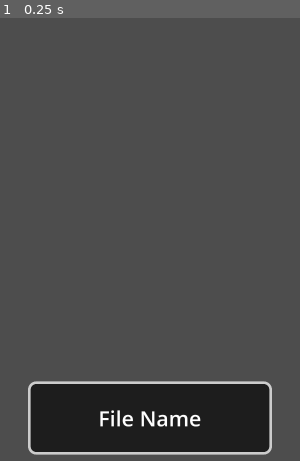
Above: before the commit, frame 1.
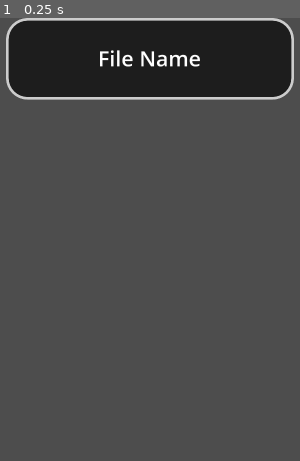
Above: after the commit, the same moment.

Repository: ArtinTheCoder/note_tracker
Game: Godot game, scene res://scenes/agenda.tscn
The game is run twice, just before and just after one commit, with the same random seed, the same clock (stepped at 60 frames per second) and the same inputs. After the commit the project has no main scene; this scene is started directly in both runs.
Inputs:
- Up to frame 1 (0.25 s): no input

The runs differ from the first frame. In frame 1, 31% of the frame differs, in the area x 2-98%, y 0-99%.

Commit message:
You can now delete trackers but I want to maybe add an extra menu that you have to press just incase

Diff:
--- /dev/null
+++ b/scenes/agenda.gd
@@ -0,0 +1,42 @@
+extends Control
+
+@onready var animation_player: AnimationPlayer = $AnimationPlayer
+@onready var delete_button: Button = $DeleteButton
+@onready var panel_container_button: Button = $PanelContainer
+
+var timer : Timer
+var printed_once : bool = false
+var button_disabled : bool = false
+
+func _ready() -> void:
+	timer = Timer.new()
+	timer.wait_time = 1
+
+	timer.one_shot = true
+	add_child(timer)
+
+	timer.timeout.connect(_on_timer_timeout)
+
+func _on_panel_container_button_down() -> void:
+	delete_button.hide()
+	printed_once = false
+	timer.start()
+
+func _on_panel_container_button_up() -> void:
+	timer.stop()
+	button_disabled = true
+
+	if printed_once:
+		await get_tree().create_timer(1).timeout
+		animation_player.play_backwards("delete_stayed")
+		await animation_player.animation_finished
+		delete_button.hide()
+		button_disabled = false
+
+func _on_timer_timeout():
+	if not printed_once:
+		printed_once = true
+
+	delete_button.show()
+	animation_player.play("delete_stayed")
+	await animation_player.animation_finished
--- a/scenes/agenda.tscn
+++ b/scenes/agenda.tscn
@@ -1,4 +1,7 @@
-[gd_scene load_steps=5 format=3 uid="uid://ck8ghkr6tfq6i"]
+[gd_scene load_steps=15 format=3 uid="uid://ck8ghkr6tfq6i"]
+
+[ext_resource type="Script" uid="uid://cqf8uos6fs88v" path="res://scenes/agenda.gd" id="1_o20m7"]
+[ext_resource type="Texture2D" uid="uid://v2uqpo4sd623" path="res://assets/tasks/trash.svg" id="1_xysx5"]
 
 [sub_resource type="StyleBoxEmpty" id="StyleBoxEmpty_e4io4"]
 
@@ -8,10 +11,10 @@
 border_width_top = 8
 border_width_right = 8
 border_width_bottom = 8
-corner_radius_top_left = 24
-corner_radius_top_right = 24
-corner_radius_bottom_right = 24
-corner_radius_bottom_left = 24
+corner_radius_top_left = 64
+corner_radius_top_right = 64
+corner_radius_bottom_right = 64
+corner_radius_bottom_left = 64
 
 [sub_resource type="StyleBoxFlat" id="StyleBoxFlat_o20m7"]
 bg_color = Color(0.113725, 0.113725, 0.113725, 1)
@@ -19,10 +22,10 @@
 border_width_top = 2
 border_width_right = 2
 border_width_bottom = 2
-corner_radius_top_left = 24
-corner_radius_top_right = 24
-corner_radius_bottom_right = 24
-corner_radius_bottom_left = 24
+corner_radius_top_left = 64
+corner_radius_top_right = 64
+corner_radius_bottom_right = 64
+corner_radius_bottom_left = 64
 
 [sub_resource type="StyleBoxFlat" id="StyleBoxFlat_e4io4"]
 bg_color = Color(0.113725, 0.113725, 0.113725, 1)
@@ -30,10 +33,165 @@
 border_width_top = 8
 border_width_right = 8
 border_width_bottom = 8
-corner_radius_top_left = 24
-corner_radius_top_right = 24
-corner_radius_bottom_right = 24
-corner_radius_bottom_left = 24
+corner_radius_top_left = 64
+corner_radius_top_right = 64
+corner_radius_bottom_right = 64
+corner_radius_bottom_left = 64
+
+[sub_resource type="StyleBoxEmpty" id="StyleBoxEmpty_o20m7"]
+
+[sub_resource type="StyleBoxFlat" id="StyleBoxFlat_t2225"]
+bg_color = Color(0.997367, 0.289067, 0.250573, 1)
+corner_radius_top_left = 64
+corner_radius_bottom_left = 64
+
+[sub_resource type="StyleBoxFlat" id="StyleBoxFlat_tuxwn"]
+bg_color = Color(0.996078, 0.168627, 0.160784, 1)
+corner_radius_top_left = 64
+corner_radius_bottom_left = 64
+
+[sub_resource type="Animation" id="Animation_qe5cv"]
+length = 0.001
+tracks/0/type = "value"
+tracks/0/imported = false
+tracks/0/enabled = true
+tracks/0/path = NodePath("PanelContainer:modulate")
+tracks/0/interp = 1
+tracks/0/loop_wrap = true
+tracks/0/keys = {
+"times": PackedFloat32Array(0),
+"transitions": PackedFloat32Array(1),
+"update": 0,
+"values": [Color(1, 1, 1, 1)]
+}
+tracks/1/type = "value"
+tracks/1/imported = false
+tracks/1/enabled = true
+tracks/1/path = NodePath("DeleteButton:size")
+tracks/1/interp = 1
+tracks/1/loop_wrap = true
+tracks/1/keys = {
+"times": PackedFloat32Array(0),
+"transitions": PackedFloat32Array(1),
+"update": 0,
+"values": [Vector2(0, 245)]
+}
+tracks/2/type = "value"
+tracks/2/imported = false
+tracks/2/enabled = true
+tracks/2/path = NodePath("DeleteButton/CenterContainer/TextureRect:modulate")
+tracks/2/interp = 1
+tracks/2/loop_wrap = true
+tracks/2/keys = {
+"times": PackedFloat32Array(0),
+"transitions": PackedFloat32Array(1),
+"update": 0,
+"values": [Color(1, 1, 1, 0)]
+}
+tracks/3/type = "value"
+tracks/3/imported = false
+tracks/3/enabled = true
+tracks/3/path = NodePath("DeleteButton/CenterContainer/TextureRect:visible")
+tracks/3/interp = 1
+tracks/3/loop_wrap = true
+tracks/3/keys = {
+"times": PackedFloat32Array(0),
+"transitions": PackedFloat32Array(1),
+"update": 1,
+"values": [true]
+}
+
+[sub_resource type="Animation" id="Animation_mpid7"]
+resource_name = "Kill"
+length = 0.2
+tracks/0/type = "value"
+tracks/0/imported = false
+tracks/0/enabled = true
+tracks/0/path = NodePath("PanelContainer:modulate")
+tracks/0/interp = 1
+tracks/0/loop_wrap = true
+tracks/0/keys = {
+"times": PackedFloat32Array(0, 0.2),
+"transitions": PackedFloat32Array(1, 1),
+"update": 0,
+"values": [Color(1, 1, 1, 0), Color(1, 1, 1, 1)]
+}
+
+[sub_resource type="Animation" id="Animation_q2rnq"]
+resource_name = "delete"
+length = 0.25
+tracks/0/type = "value"
+tracks/0/imported = false
+tracks/0/enabled = true
+tracks/0/path = NodePath("DeleteButton:size")
+tracks/0/interp = 1
+tracks/0/loop_wrap = true
+tracks/0/keys = {
+"times": PackedFloat32Array(0, 0.25),
+"transitions": PackedFloat32Array(1, 1),
+"update": 0,
+"values": [Vector2(0, 245), Vector2(250, 245)]
+}
+tracks/1/type = "value"
+tracks/1/imported = false
+tracks/1/enabled = true
+tracks/1/path = NodePath("DeleteButton/CenterContainer/TextureRect:modulate")
+tracks/1/interp = 1
+tracks/1/loop_wrap = true
+tracks/1/keys = {
+"times": PackedFloat32Array(0, 0.15),
+"transitions": PackedFloat32Array(1, 1),
+"update": 0,
+"values": [Color(1, 1, 1, 0), Color(1, 1, 1, 1)]
+}
+
+[sub_resource type="Animation" id="Animation_nrbgo"]
+resource_name = "delete_stayed"
+length = 2.0
+tracks/0/type = "value"
+tracks/0/imported = false
+tracks/0/enabled = true
+tracks/0/path = NodePath("DeleteButton:size")
+tracks/0/interp = 1
+tracks/0/loop_wrap = true
+tracks/0/keys = {
+"times": PackedFloat32Array(0, 0.25),
+"transitions": PackedFloat32Array(1, 1),
+"update": 0,
+"values": [Vector2(0, 245), Vector2(250, 245)]
+}
+tracks/1/type = "value"
+tracks/1/imported = false
+tracks/1/enabled = true
+tracks/1/path = NodePath("DeleteButton/CenterContainer/TextureRect:modulate")
+tracks/1/interp = 1
+tracks/1/loop_wrap = true
+tracks/1/keys = {
+"times": PackedFloat32Array(0, 0.15),
+"transitions": PackedFloat32Array(1, 1),
+"update": 0,
+"values": [Color(1, 1, 1, 0), Color(1, 1, 1, 1)]
+}
+tracks/2/type = "value"
+tracks/2/imported = false
+tracks/2/enabled = true
+tracks/2/path = NodePath("DeleteButton/CenterContainer/TextureRect:visible")
+tracks/2/interp = 1
+tracks/2/loop_wrap = true
+tracks/2/keys = {
+"times": PackedFloat32Array(0, 2),
+"transitions": PackedFloat32Array(1, 1),
+"update": 1,
+"values": [true, true]
+}
+
+[sub_resource type="AnimationLibrary" id="AnimationLibrary_nrbgo"]
+_data = {
+&"RESET": SubResource("Animation_qe5cv"),
+&"Spawn": SubResource("Animation_mpid7"),
+&"delete": SubResource("Animation_q2rnq"),
+&"delete_stayed": SubResource("Animation_nrbgo")
+}
 
 [node name="Agenda" type="Control"]
 layout_mode = 3
@@ -42,20 +200,17 @@
 anchor_bottom = 1.0
 grow_horizontal = 2
 grow_vertical = 2
+script = ExtResource("1_o20m7")
 
 [node name="PanelContainer" type="Button" parent="."]
 layout_mode = 1
-anchors_preset = 8
+anchors_preset = 5
 anchor_left = 0.5
-anchor_top = 0.5
 anchor_right = 0.5
-anchor_bottom = 0.5
-offset_left = -366.0
-offset_top = -110.0
-offset_right = 366.0
-offset_bottom = 110.0
+offset_left = -432.0
+offset_right = 432.0
+offset_bottom = 245.0
 grow_horizontal = 2
-grow_vertical = 2
 theme_override_styles/focus = SubResource("StyleBoxEmpty_e4io4")
 theme_override_styles/hover = SubResource("StyleBoxFlat_xysx5")
 theme_override_styles/pressed = SubResource("StyleBoxFlat_o20m7")
@@ -64,9 +219,41 @@
 [node name="Label" type="Label" parent="PanelContainer"]
 layout_mode = 2
 offset_left = 4.0
-offset_top = 66.0
-offset_right = 728.0
-offset_bottom = 154.0
+offset_top = 3.0
+offset_right = 857.0
+offset_bottom = 237.0
 theme_override_font_sizes/font_size = 64
 text = "File Name"
 horizontal_alignment = 1
+vertical_alignment = 1
+
+[node name="DeleteButton" type="Button" parent="."]
+layout_mode = 1
+offset_bottom = 245.0
+mouse_force_pass_scroll_events = false
+theme_override_styles/focus = SubResource("StyleBoxEmpty_o20m7")
+theme_override_styles/hover = SubResource("StyleBoxFlat_t2225")
+theme_override_styles/pressed = SubResource("StyleBoxFlat_tuxwn")
+theme_override_styles/normal = SubResource("StyleBoxFlat_tuxwn")
+
+[node name="CenterContainer" type="CenterContainer" parent="DeleteButton"]
+layout_mode = 1
+anchors_preset = 15
+anchor_right = 1.0
+anchor_bottom = 1.0
+grow_horizontal = 2
+grow_vertical = 2
+
+[node name="TextureRect" type="TextureRect" parent="DeleteButton/CenterContainer"]
+modulate = Color(1, 1, 1, 0)
+layout_mode = 2
+texture = ExtResource("1_xysx5")
+
+[node name="AnimationPlayer" type="AnimationPlayer" parent="."]
+libraries = {
+&"": SubResource("AnimationLibrary_nrbgo")
+}
+autoplay = "Spawn"
+
+[connection signal="button_down" from="PanelContainer" to="." method="_on_panel_container_button_down"]
+[connection signal="button_up" from="PanelContainer" to="." method="_on_panel_container_button_up"]
--- a/scenes/main.tscn
+++ /dev/null
@@ -1,74 +0,0 @@
-[gd_scene load_steps=7 format=3 uid="uid://284foo4bmcsn"]
-
-[ext_resource type="PackedScene" uid="uid://cck06yd7oq6v8" path="res://scenes/bg.tscn" id="1_jae3k"]
-[ext_resource type="Script" uid="uid://cfakpuyf2860d" path="res://scripts/main.gd" id="1_sugp2"]
-[ext_resource type="Texture2D" uid="uid://col7mg5ly0af8" path="res://assets/tracker/plus.svg" id="2_rj06e"]
-
-[sub_resource type="StyleBoxEmpty" id="StyleBoxEmpty_r5oaq"]
-
-[sub_resource type="StyleBoxFlat" id="StyleBoxFlat_17seu"]
-bg_color = Color(0, 0.313726, 0.270588, 1)
-corner_radius_top_left = 40
-corner_radius_top_right = 40
-corner_radius_bottom_right = 40
-corner_radius_bottom_left = 40
-
-[sub_resource type="StyleBoxFlat" id="StyleBoxFlat_7p6qq"]
-bg_color = Color(0, 0.407336, 0.353246, 1)
-corner_radius_top_left = 40
-corner_radius_top_right = 40
-corner_radius_bottom_right = 40
-corner_radius_bottom_left = 40
-
-[node name="main" type="Control"]
-layout_mode = 3
-anchors_preset = 15
-anchor_right = 1.0
-anchor_bottom = 1.0
-grow_horizontal = 2
-grow_vertical = 2
-script = ExtResource("1_sugp2")
-
-[node name="BG" parent="." instance=ExtResource("1_jae3k")]
-layout_mode = 1
-
-[node name="AddButtonCanvasLayer" type="CanvasLayer" parent="."]
-
-[node name="AddTask" type="Button" parent="AddButtonCanvasLayer"]
-modulate = Color(0, 0.996078, 0.866667, 1)
-offset_left = 882.0
-offset_top = 2216.0
-offset_right = 1030.0
-offset_bottom = 2353.0
-size_flags_horizontal = 3
-theme_override_styles/focus = SubResource("StyleBoxEmpty_r5oaq")
-theme_override_styles/hover_pressed_mirrored = SubResource("StyleBoxFlat_17seu")
-theme_override_styles/hover_pressed = SubResource("StyleBoxFlat_17seu")
-theme_override_styles/hover = SubResource("StyleBoxFlat_7p6qq")
-theme_override_styles/pressed = SubResource("StyleBoxFlat_17seu")
-theme_override_styles/normal = SubResource("StyleBoxFlat_17seu")
-icon = ExtResource("2_rj06e")
-icon_alignment = 1
-
-[node name="TrackersScroll" type="ScrollContainer" parent="."]
-layout_mode = 1
-anchors_preset = 8
-anchor_left = 0.5
-anchor_top = 0.5
-anchor_right = 0.5
-anchor_bottom = 0.5
-offset_left = -486.0
-offset_top = -888.0
-offset_right = 486.0
-offset_bottom = 935.0
-grow_horizontal = 2
-grow_vertical = 2
-
-[node name="TrackersVBox" type="VBoxContainer" parent="TrackersScroll"]
-layout_mode = 2
-size_flags_horizontal = 3
-size_flags_vertical = 3
-theme_override_constants/separation = 325
-alignment = 1
-
-[connection signal="pressed" from="AddButtonCanvasLayer/AddTask" to="." method="_on_add_task_pressed"]
--- a/scripts/main.gd
+++ b/scripts/main.gd
@@ -51,14 +51,31 @@
 	for tracker in trackers_vbox.get_children():
 		for child in tracker.get_children():
 			if child is Button:
-				child.pressed.connect(change_scene_to_tracker.bind(child.get_parent().get_instance_id()))
+#				Panel Container Button
+				if child.get_child(0) is Label:
+					child.pressed.connect(change_scene_to_tracker.bind(child.get_parent().get_instance_id()))
+#				Delete Button
+				else:
+					child.pressed.connect(delete.bind(child.get_parent().get_instance_id()))
 
 func change_scene_to_tracker(id):
 	for tracker in trackers_vbox.get_children():
 		if tracker.get_instance_id() == id:
-			Global.selected_tracker_json_file = json_files[tracker.get_index()]
-			Global.next_scene_path = "res://scenes/tracker.tscn"
-			get_tree().change_scene_to_file("res://scenes/transition.tscn")
+			if tracker.button_disabled == false:
+				Global.selected_tracker_json_file = json_files[tracker.get_index()]
+				Global.next_scene_path = "res://scenes/tracker.tscn"
+				get_tree().change_scene_to_file("res://scenes/transition.tscn")
+
+func delete(id):
+	var dir = DirAccess.open("user://")
+	for tracker in trackers_vbox.get_children():
+		if tracker.get_instance_id() == id:
+			var error = dir.remove(str(json_files[tracker.get_index()]))
+			if error == OK:
+				tracker.queue_free()
+
+			else:
+				print(error)
 
 func _on_add_task_pressed() -> void:
 	var tracker_name_scene = load("res://scenes/tracker_name.tscn")
--- a/scripts/tracker.gd
+++ b/scripts/tracker.gd
@@ -6,7 +6,7 @@
 @onready var agenda_title: LineEdit = $Title/TitleText
 
 # This will be set from outside before loading this scene
-var tracker_name: String =  Global.selected_tracker_json_file
+var tracker_name: String = "default"
 
 # Dynamic save path based on tracker name
 var SAVE_PATH: String:
@@ -19,15 +19,16 @@
 			return "user://%s" % name
 		return "user://%s.json" % name
 
-
 # Spacer references
 var active_spacer: Control
 var finished_spacer: Control
 
 func _ready():
-	print(Global.selected_tracker_json_file)
 	# Set tracker name from Global if available
-	tracker_name = Global.selected_tracker_json_file
+	if Global.selected_tracker_json_file != null:
+		tracker_name = Global.selected_tracker_json_file
+	else:
+		tracker_name = "default"
 
 	# Setup auto-save timer
 	var save_timer = Timer.new()
@@ -168,5 +169,5 @@
 	Global.next_scene_path = "res://scenes/main.tscn"
 	get_tree().change_scene_to_file("res://scenes/transition.tscn")
 
-func _on_title_text_text_changed(new_text: String) -> void:
+func _on_title_text_text_changed(_new_text: String) -> void:
 	save_tasks()
Not shown, added: scenes/main.tscn1897263118.tmp
